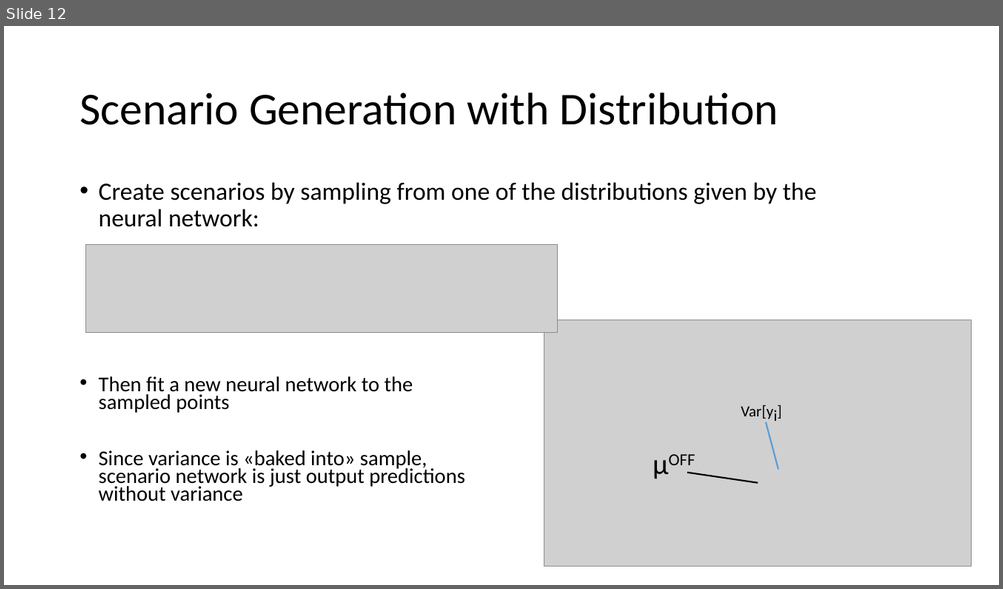
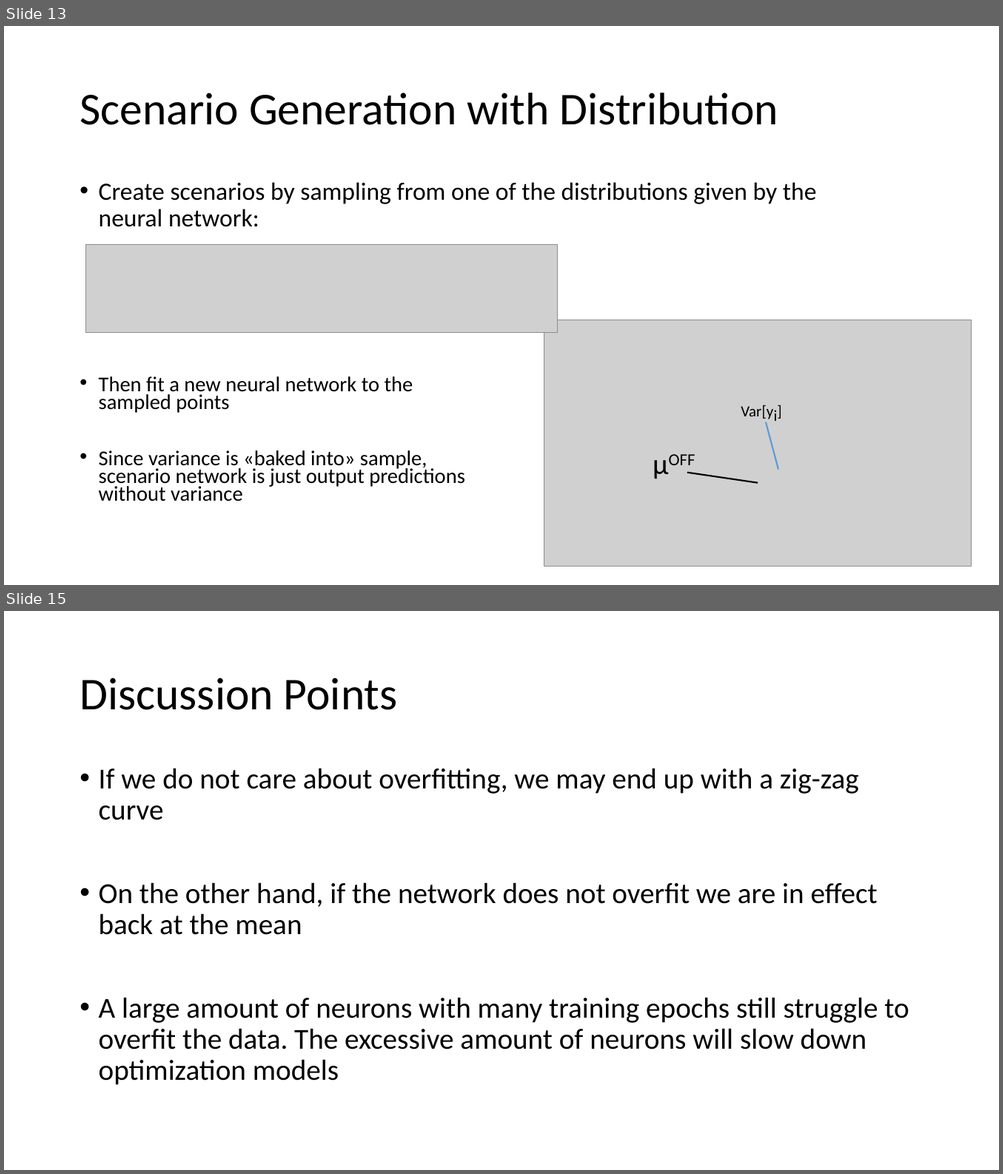
Before and after one commit to bendiw/OilOpt, a slide deck: PP/Preliminary Results 04_05.pptx. Shown one above the other, each under a label of ours: slide 12 before the commit, slides 13 and 15 after it; the slides between them are not shown. The pictures are 1003x589 and 1003x1174 pixels, drawn with LibreOffice and Linux fonts; fonts in the diff are those of the drawing; grey boxes stand for pictures. Boxes give left, top, right and bottom in pixels: in the first picture for what was removed or moved away, otherwise in the second. Text is boxed around its words. In the diff, an @@ line names an element or a change of style, - is before the commit and + after.

```diff
--- a/PP/Preliminary Results 04_05.pptx
+++ b/PP/Preliminary Results 04_05.pptx
@@ slide 15 added at <box>4,611,999,1170</box>, background #FFFFFF @@
@@ title added at <box>79,678,398,710</box>, 44 pt, text #000000 @@
+Discussion Points
@@ text added at <box>99,768,908,1085</box>, 28 pt, text #000000 @@
+• If we do not care about overfitting, we may end up with a zig-zag curve
+• On the other hand, if the network does not overfit we are in effect back at the mean
+• A large amount of neurons with many training epochs still struggle to overfit the data. The excessive amount of neurons will slow down optimization models
@@ what was slide 12 is now slide 13 @@
```
Also in this commit, not shown: 7 slides changed, 1 other slide added, 1 other file.
